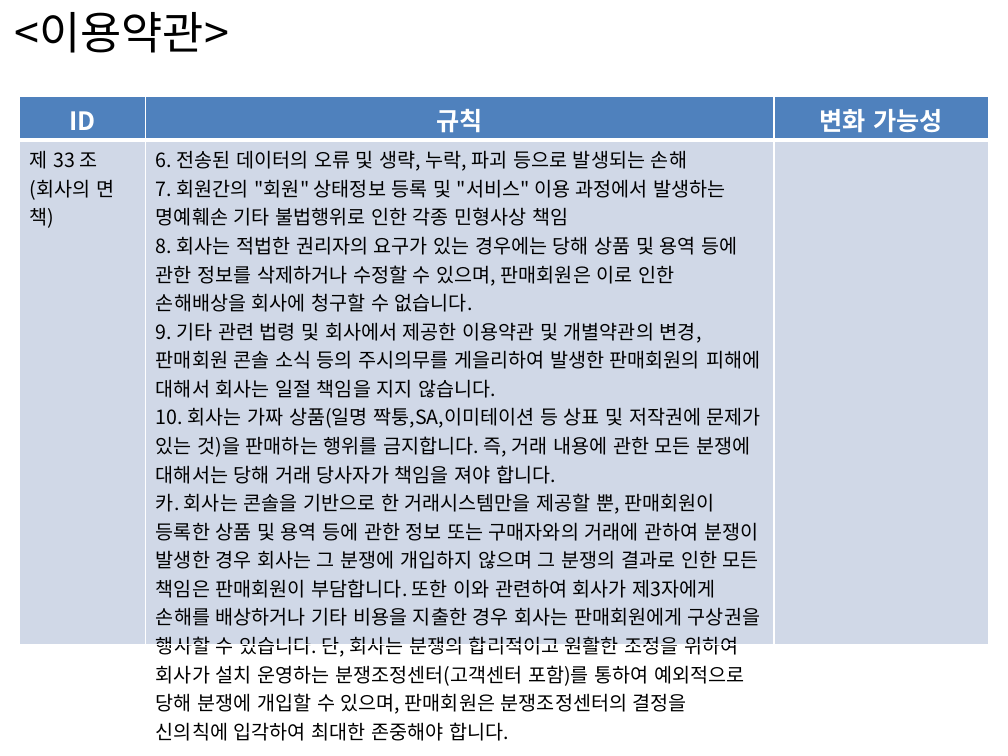
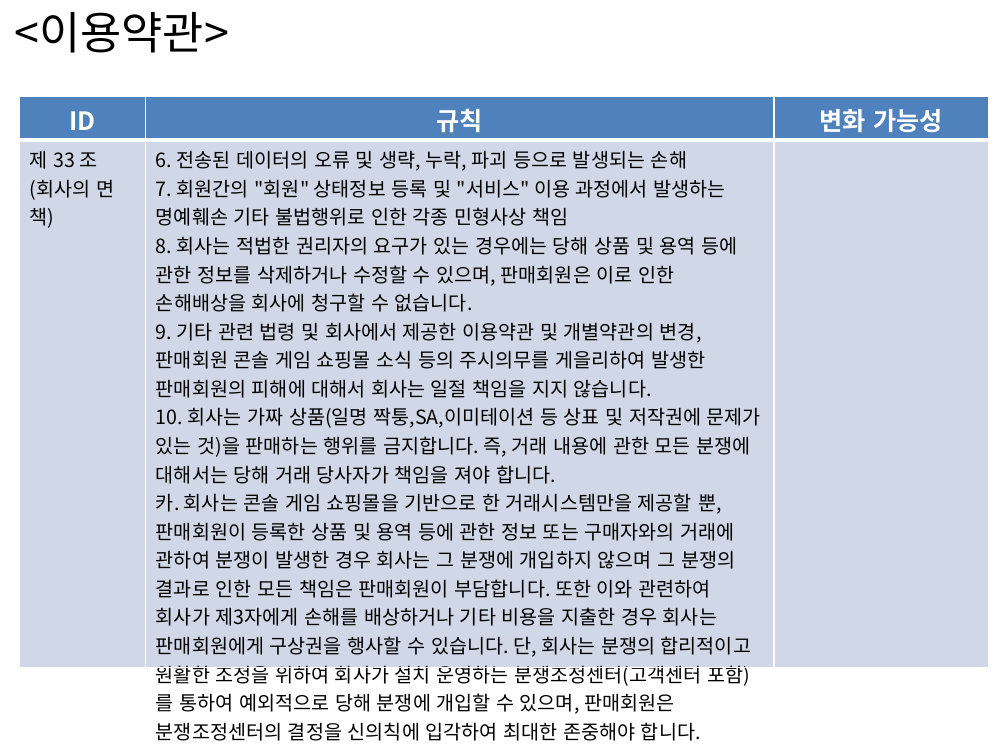
Before and after one commit to Jung-hyeon-Park/portfolio_actifact, a slide deck: slide 31 of 0. 기타/SW아키텍처+비전+수립+-+비즈니스룰+-+_박범진, 박정현.pptx. Drawn at 1008x756 pixels with LibreOffice and Linux fonts; fonts in the diff are those of the drawing. Boxes give left, top, right and bottom in pixels: in the first picture for what was removed or moved away, otherwise in the second. Text is boxed around its words. In the diff, an @@ line names an element or a change of style, - is before the commit and + after.

```diff
--- a/0. 기타/SW아키텍처+비전+수립+-+비즈니스룰+-+_박범진, 박정현.pptx
+++ b/0. 기타/SW아키텍처+비전+수립+-+비즈니스룰+-+_박범진, 박정현.pptx
@@ table at [20,97,989,745] @@
@@ row 2, column 2: "6. 전송된 데이터의 오류 및 생략, 누락, 파괴 등으로 발생되는 손해 / 7. 회원간의 "회원" 상태정보 등록 및 "서비스" 이용 과정에서 발생하는 명예훼손 기타 불법행위로 인한 각종 민형사상 책임 / 8. 회사는 적법한 권리자의 요구가 있는 경우에는 당해 상품 및 용역 등에 관한 정보를 삭제하거나 수정할 수 있으며, 판매회원은 이로 인한 손해배상을 회사에 청구할 수 없습니다. / 9. 기타 관련 법령 및 회사에서 제공한 이용약관 및 개별약관의 변경, 판매회원 콘솔 소식 등의 주시의무를 게을리하여 발생한 판매회원의 피해에 대해서 회사는 일절 책임을 지지 않습니다. / 10. 회사는 가짜 상품(일명 짝퉁,SA,이미테이션 등 상표 및 저작권에 문제가 있는 것)을 판매하는 행위를 금지합니다. 즉, 거래 내용에 관한 모든 분쟁에 대해서는 당해 거래 당사자가 책임을 져야 합니다. / 카. 회사는 콘솔을 기반으로 한 거래시스템만을 제공할 뿐, 판매회원이 등록한 상품 및 용역 등에 관한 정보 또는 구매자와의 거래에 관하여 분쟁이 발생한 경우 회사는 그 분쟁에 개입하지 않으며 그 분쟁의 결과로 인한 모든 책임은 판매회원이 부담합니다. 또한 이와 관련하여 회사가 제3자에게 손해를 배상하거나 기타 비용을 지출한 경우 회사는 판매회원에게 구상권을 행사할 수 있습니다. 단, 회사는 분쟁의 합리적이고 원활한 조정을 위하여 회사가 설치 운영하는 분쟁조정센터(고객센터 포함)를 통하여 예외적으로 당해 분쟁에 개입할 수 있으며, 판매회원은 분쟁조정센터의 결정을 신의칙에 입각하여 최대한 존중해야 합니다." to "6. 전송된 데이터의 오류 및 생략, 누락, 파괴 등으로 발생되는 손해 / 7. 회원간의 "회원" 상태정보 등록 및 "서비스" 이용 과정에서 발생하는 명예훼손 기타 불법행위로 인한 각종 민형사상 책임 / 8. 회사는 적법한 권리자의 요구가 있는 경우에는 당해 상품 및 용역 등에 관한 정보를 삭제하거나 수정할 수 있으며, 판매회원은 이로 인한 손해배상을 회사에 청구할 수 없습니다. / 9. 기타 관련 법령 및 회사에서 제공한 이용약관 및 개별약관의 변경, 판매회원 콘솔 게임 쇼핑몰 소식 등의 주시의무를 게을리하여 발생한 판매회원의 피해에 대해서 회사는 일절 책임을 지지 않습니다. / 10. 회사는 가짜 상품(일명 짝퉁,SA,이미테이션 등 상표 및 저작권에 문제가 있는 것)을 판매하는 행위를 금지합니다. 즉, 거래 내용에 관한 모든 분쟁에 대해서는 당해 거래 당사자가 책임을 져야 합니다. / 카. 회사는 콘솔 게임 쇼핑몰을 기반으로 한 거래시스템만을 제공할 뿐, 판매회원이 등록한 상품 및 용역 등에 관한 정보 또는 구매자와의 거래에 관하여 분쟁이 발생한 경우 회사는 그 분쟁에 개입하지 않으며 그 분쟁의 결과로 인한 모든 책임은 판매회원이 부담합니다. 또한 이와 관련하여 회사가 제3자에게 손해를 배상하거나 기타 비용을 지출한 경우 회사는 판매회원에게 구상권을 행사할 수 있습니다. 단, 회사는 분쟁의 합리적이고 원활한 조정을 위하여 회사가 설치 운영하는 분쟁조정센터(고객센터 포함)를 통하여 예외적으로 당해 분쟁에 개입할 수 있으며, 판매회원은 분쟁조정센터의 결정을 신의칙에 입각하여 최대한 존중해야 합니다." @@
```
Also in this commit, not shown: 12 other slides changed, 5 other files.
